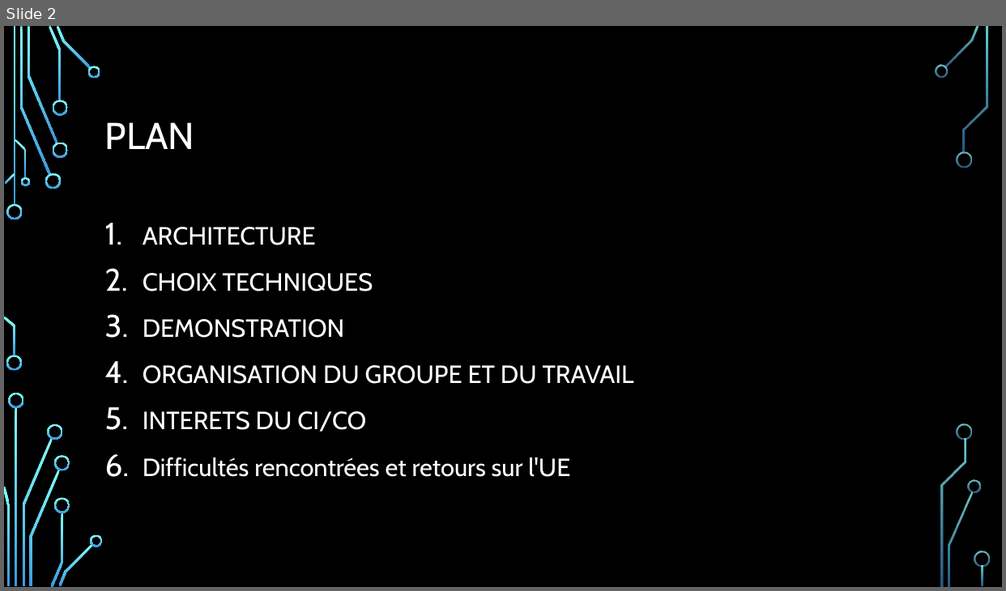
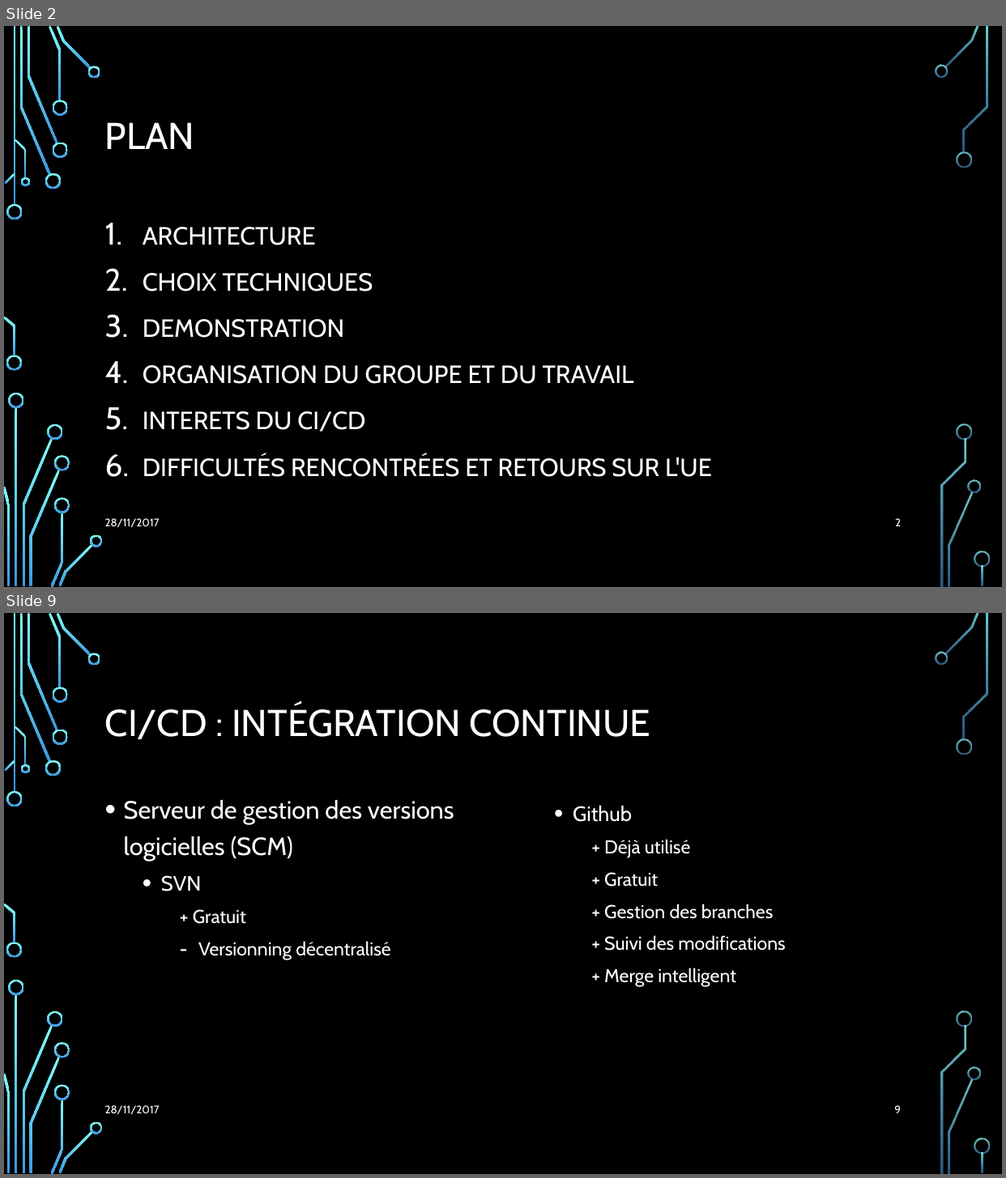
Before and after one commit to Julienbtn/cloud-project-equipe-7, a slide deck: Presentation Cloud.pptx. Shown one above the other, each under a label of ours: slide 2 before the commit, slides 2 and 9 after it; the slides between them are not shown. The pictures are 1006x591 and 1006x1178 pixels, drawn with LibreOffice and Linux fonts; fonts in the diff are those of the drawing; background and template pictures are left out. Boxes give left, top, right and bottom in pixels: in the first picture for what was removed or moved away, otherwise in the second. Text is boxed around its words. In the diff, an @@ line names an element or a change of style, - is before the commit and + after.

```diff
--- a/Presentation Cloud.pptx
+++ b/Presentation Cloud.pptx
@@ slide 9 added at (x1=4, y1=613, x2=1002, y2=1174), background picture (left out); not listed: 36 template elements that a slide beside it also shows @@
@@ title added at (x1=105, y1=705, x2=651, y2=739), 36 pt, text #FFFFFF @@
+CI/CD : INTÉGRATION CONTINUE
@@ text added at (x1=124, y1=800, x2=454, y2=960), 24 pt, text #FFFFFF @@
+• Serveur de gestion des versions logicielles (SCM)
+  • SVN
+    + Gratuit
+    – Versionning décentralisé
@@ text added at (x1=573, y1=805, x2=785, y2=987), 18 pt, text #FFFFFF @@
+  • Github
+    + Déjà utilisé
+    + Gratuit
+    + Gestion des branches
+    + Suivi des modifications
+    + Merge intelligent
@@ text added at (x1=105, y1=1105, x2=160, y2=1114), 10.5 pt, text #FFFFFF @@
+28/11/2017
@@ page number added at (x1=894, y1=1105, x2=901, y2=1114), 10.5 pt, text #FFFFFF @@
+9
@@ slide 2 changed as well @@
@@ text at (x1=143, y1=412, x2=712, y2=477): text changed @@
-5. INTERETS DU CI/CO
-6. Difficultés rencontrées et retours sur l'UE
+5. INTERETS DU CI/CD
+6. DIFFICULTÉS RENCONTRÉES ET RETOURS SUR L'UE
@@ text added at (x1=105, y1=518, x2=160, y2=527), 10.5 pt, text #FFFFFF @@
+28/11/2017
@@ page number added at (x1=895, y1=518, x2=901, y2=527), 10.5 pt, text #FFFFFF @@
+2
```
Also in this commit, not shown: 3 other slides changed, 8 other slides added, 4 slides removed.
